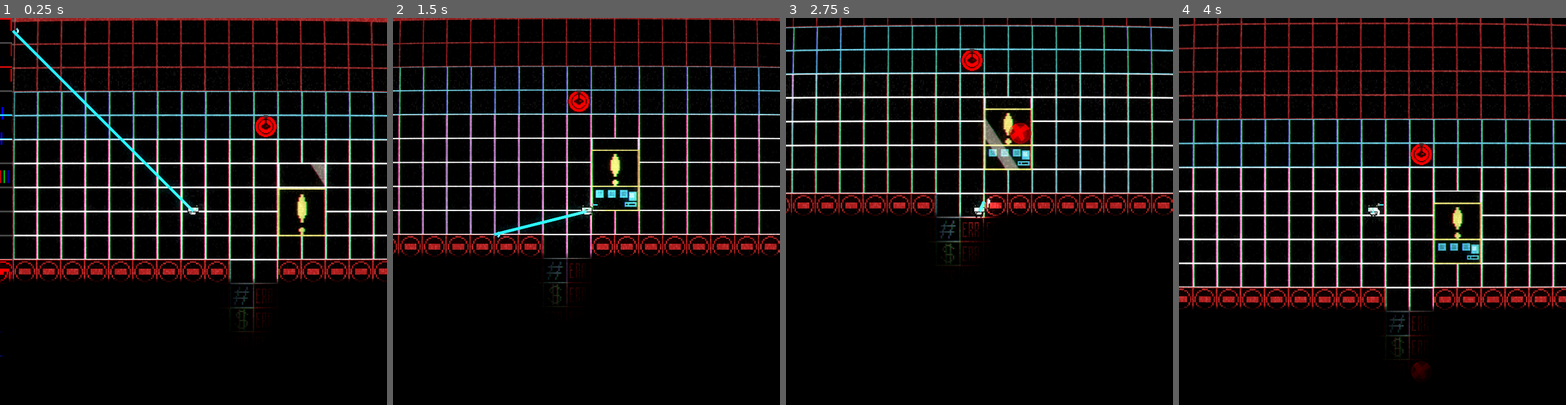
Above: before the commit, frames 1-4 (left to right).
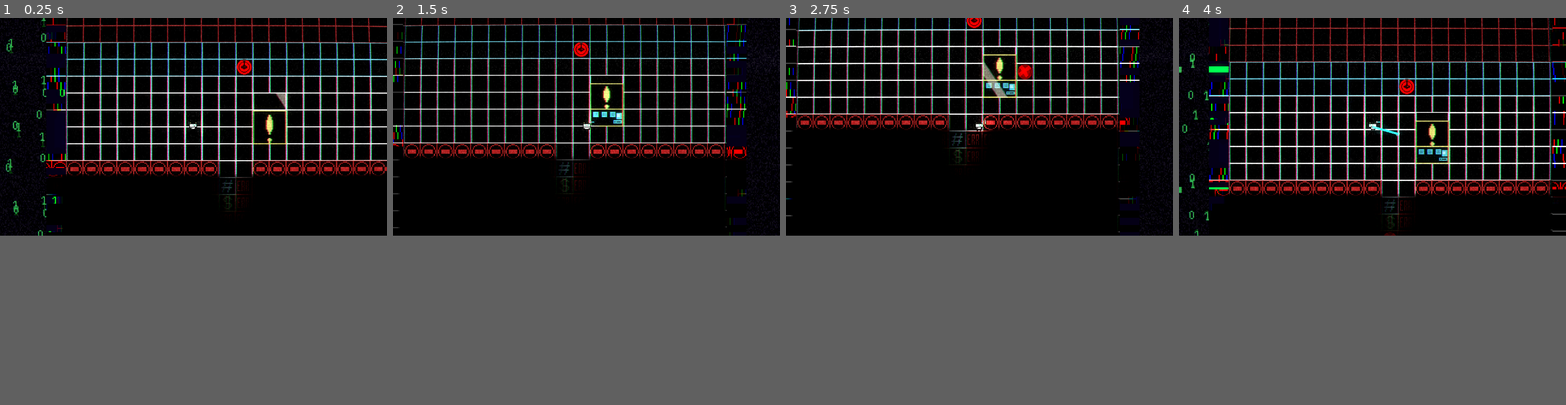
Above: after the commit, the same moments.

Repository: LexMalch/DebagerNew
Game: Godot game, scene res://scene/main/main.tscn
Same seed, same stepped clock (60 frames per second), same inputs: the game is played once before the commit and once after it.
Inputs (mouse positions are in pixels of both pictures, inside the frame that each line leads up to):
- Up to frame 1 (0.25 s): no input
- Up to frame 2 (1.5 s): move the mouse to (671, 192) at 0.52 s; press the mouse at (671, 192) at 0.53 s; hold D (right) 0.53-1.28 s; tap 1 (dig_mode) at 0.6 s; move the mouse to (509, 230) at 1.27 s; release the mouse at (509, 230) at 1.28 s; hold S (down) from 1.28 s (still down); click (509, 230) at 1.35 s
- Up to frame 3 (2.75 s): tap 1 (dig_mode) at 1.55 s; move the mouse to (1018, 126) at 2.02 s; release S (down) at 2.03 s; hold D (right) from 2.03 s (still down); hold 3 (build_mode) from 2.03 s (still down); click (1018, 126) at 2.3 s
- Up to frame 4 (4 s): move the mouse to (1353, 288) at 2.77 s; release D (right) at 2.78 s; release 3 (build_mode) at 2.78 s; hold W (up) 2.78-3.53 s; tap 1 (dig_mode) at 2.85 s; move the mouse to (1488, 269) at 3.52 s; press the mouse at (1488, 269) at 3.53 s; hold A (left) from 3.53 s (still down); tap E (interact) at 3.6 s
In our replay, the window is 800x800 before the commit and 800x450 after it. These sizes can differ from the game's own. Grey fills any space a smaller window leaves; there, only what the larger window draws over its background counts as a difference.

The runs differ from the first frame. In frame 1, 24% of the frame differs, in the area x 0-100%, y 0-88%; in frame 2, 21%; in frame 3, 19%; in frame 4, 26%, in the area x 0-100%, y 0-94%.

Commit message:
1&

Diff:
--- a/project.godot
+++ b/project.godot
@@ -19,13 +19,17 @@
 
 Globals="*res://globals.gd"
 
+[debug]
+
+settings/size/window_height_override=720
+
 [display]
 
 window/size/viewport_width=640
-window/size/viewport_height=640
+window/size/viewport_height=360
 window/size/initial_position_type=0
-window/size/window_width_override=900
-window/size/window_height_override=900
+window/size/window_width_override=1280
+window/size/window_height_override=720
 window/stretch/aspect="ignore"
 window/stretch/scale_mode="integer"
 window/vsync/vsync_mode=0
--- a/scene/bullet/bullet.tscn
+++ b/scene/bullet/bullet.tscn
@@ -6,14 +6,15 @@
 radius = 9.05539
 
 [node name="Bullet" type="Node2D"]
-scale = Vector2(0.3, 0.3)
 script = ExtResource("1_ptxjj")
 
 [node name="Polygon2D" type="Polygon2D" parent="."]
+scale = Vector2(0.28, 0.28)
 color = Color(1, 0.368627, 0.462745, 1)
 polygon = PackedVector2Array(-11, 0, 0, -11, 11, 0, 0, 11)
 
 [node name="Area2D" type="Area2D" parent="."]
+scale = Vector2(0.342, 0.342)
 collision_layer = 0
 collision_mask = 16
 
--- a/scene/coins/coins.tscn
+++ b/scene/coins/coins.tscn
@@ -22,6 +22,21 @@
 gravity = Vector3(1, 0, 0)
 alpha_curve = SubResource("CurveTexture_1wwug")
 
+[sub_resource type="Animation" id="Animation_y2sod"]
+length = 0.001
+tracks/0/type = "value"
+tracks/0/imported = false
+tracks/0/enabled = true
+tracks/0/path = NodePath(".:scale")
+tracks/0/interp = 1
+tracks/0/loop_wrap = true
+tracks/0/keys = {
+"times": PackedFloat32Array(0),
+"transitions": PackedFloat32Array(1),
+"update": 0,
+"values": [Vector2(1, 1)]
+}
+
 [sub_resource type="Animation" id="Animation_1wwug"]
 resource_name = "drop"
 length = 2.2
@@ -36,21 +51,6 @@
 "transitions": PackedFloat32Array(0.217638, 3.4822, 0.353553),
 "update": 0,
 "values": [Vector2(1, 1), Vector2(1.51, 1.51), Vector2(1, 1)]
-}
-
-[sub_resource type="Animation" id="Animation_y2sod"]
-length = 0.001
-tracks/0/type = "value"
-tracks/0/imported = false
-tracks/0/enabled = true
-tracks/0/path = NodePath(".:scale")
-tracks/0/interp = 1
-tracks/0/loop_wrap = true
-tracks/0/keys = {
-"times": PackedFloat32Array(0),
-"transitions": PackedFloat32Array(1),
-"update": 0,
-"values": [Vector2(1, 1)]
 }
 
 [sub_resource type="AnimationLibrary" id="AnimationLibrary_b80w7"]
--- a/scene/laser/laser.gd
+++ b/scene/laser/laser.gd
@@ -1,13 +1,25 @@
 extends Node2D
-const max_range = 500
+const max_range = 50
 var shoot = false
-func _process(delta):
+func _physics_process(delta):
 	var mouse_pos = get_local_mouse_position()
 	var max_cast_range = mouse_pos.normalized() * max_range
 	$Beam.target_position = max_cast_range
-	if $Beam.is_colliding():
+	if $Beam.get_collider():
+		$Touch_animation.rotation = (get_angle_to(get_global_mouse_position()))
 		$Touch_animation.global_position = $Beam.get_collision_point()
 		$Beam_line.set_point_position(1,$Beam_line.to_local($Touch_animation.global_position))
 	else:
-		$Touch_animation.global_position = $Beam.target_position
-		$Beam_line.points[1] = $Touch_animation.global_position
+		$Touch_animation.rotation = (get_angle_to(get_global_mouse_position()))
+		$Touch_animation.position = $Beam.target_position
+		$Beam_line.points[1] = $Touch_animation.position
+	if shoot == true:
+		$Beam_line.visible = true
+		$Touch_animation.visible = true
+	else:
+		$Beam_line.visible = false
+		$Touch_animation.visible = false
+	if Input.is_action_pressed("lmb"):
+		shoot = true
+	else:
+		shoot = false
--- a/scene/laser/laser.tscn
+++ b/scene/laser/laser.tscn
@@ -22,25 +22,19 @@
 "speed": 20.0
 }]
 
-[sub_resource type="SegmentShape2D" id="SegmentShape2D_o804l"]
-b = Vector2(80, 0)
-
 [node name="Laser" type="Node2D"]
 script = ExtResource("1_i7hpn")
 
 [node name="Touch_animation" type="AnimatedSprite2D" parent="."]
 sprite_frames = SubResource("SpriteFrames_pul0y")
 animation = &"touch"
+autoplay = "touch"
 
 [node name="Beam" type="RayCast2D" parent="."]
 target_position = Vector2(80, 0)
+collision_mask = 32
 
 [node name="Beam_line" type="Line2D" parent="."]
 points = PackedVector2Array(0, 0, 48, 0)
 width = 4.0
 default_color = Color(0.16359, 0.895786, 1, 1)
-
-[node name="Area2D" type="Area2D" parent="Beam_line"]
-
-[node name="CollisionShape2D" type="CollisionShape2D" parent="Beam_line/Area2D"]
-shape = SubResource("SegmentShape2D_o804l")
--- a/scene/main/main.tscn
+++ b/scene/main/main.tscn
@@ -161,7 +161,7 @@
 
 [sub_resource type="TileSet" id="TileSet_efxa6"]
 tile_size = Vector2i(32, 32)
-physics_layer_0/collision_layer = 3
+physics_layer_0/collision_layer = 35
 terrain_set_0/mode = 0
 terrain_set_0/terrain_0/name = "Terrain 0"
 terrain_set_0/terrain_0/color = Color(0.5, 0.34375, 0.25, 1)
@@ -346,7 +346,7 @@
 autostart = true
 
 [node name="SpawnTimer" type="Timer" parent="Wall/Spawner"]
-wait_time = 30.0
+wait_time = 2.914
 autostart = true
 
 [node name="Player" parent="." instance=ExtResource("4_b8g54")]
--- a/scene/player/player.gd
+++ b/scene/player/player.gd
@@ -17,19 +17,15 @@
 	if velocity.x > 0:
 		$AnimatedSprite2D.flip_h = false
 		$AnimatedSprite2D.play("run_right")
-		$RayCast2D.rotation = deg_to_rad(-90)
 
 	elif velocity.x < 0:
 		$AnimatedSprite2D.flip_h = true
 		$AnimatedSprite2D.play("run_right")
-		$RayCast2D.rotation = deg_to_rad(90)
 
 	elif velocity.y > 0:
 		$AnimatedSprite2D.play("run_down")
-		$RayCast2D.rotation = deg_to_rad(0)
 
 	elif velocity.y < 0:
-		$RayCast2D.rotation = deg_to_rad(180)
 
 		$AnimatedSprite2D.play("run_up")
 	else:
@@ -45,8 +41,8 @@
 		$Camera2D.zoom = Vector2(1.75,1.75)
 	if Input.is_action_pressed("lmb"):
 		if dig_mode ==true and dig_av== true:
-			if $RayCast2D.get_collider() and $RayCast2D.get_collider().get("name") == "Cave":
-				var colider = $RayCast2D.get_collider_rid()
+			if $Laser/Beam.get_collider() and $Laser/Beam.get_collider().get("name") == "Cave":
+				var colider = $Laser/Beam.get_collider_rid()
 
 				cave.damage_tile(colider,Globals.digging_speed)
 				%digging.pitch_scale= randf_range(0.8,1.2)
--- a/scene/player/player.tscn
+++ b/scene/player/player.tscn
@@ -208,11 +208,6 @@
 randomness = 0.61
 process_material = SubResource("ParticleProcessMaterial_5sn52")
 
-[node name="RayCast2D" type="RayCast2D" parent="."]
-position = Vector2(0, 2)
-scale = Vector2(2.65, 0.885)
-target_position = Vector2(0, 18.0791)
-
 [node name="PointLight2D" type="PointLight2D" parent="."]
 shadow_enabled = true
 shadow_color = Color(0, 0, 0, 0.168627)
Not shown: 1 places in scene/laser/laser.tscn that only renumber resources
Binary file changed: scene/laser/sprite/laser_touch1.png
Not shown, changed: scene/laser/sprite/laser_touch1.png.import
Binary file changed: scene/laser/sprite/laser_touch2.png
Not shown, changed: scene/laser/sprite/laser_touch2.png.import
Binary file changed: scene/laser/sprite/laser_touch3.png
Not shown, changed: scene/laser/sprite/laser_touch3.png.import
